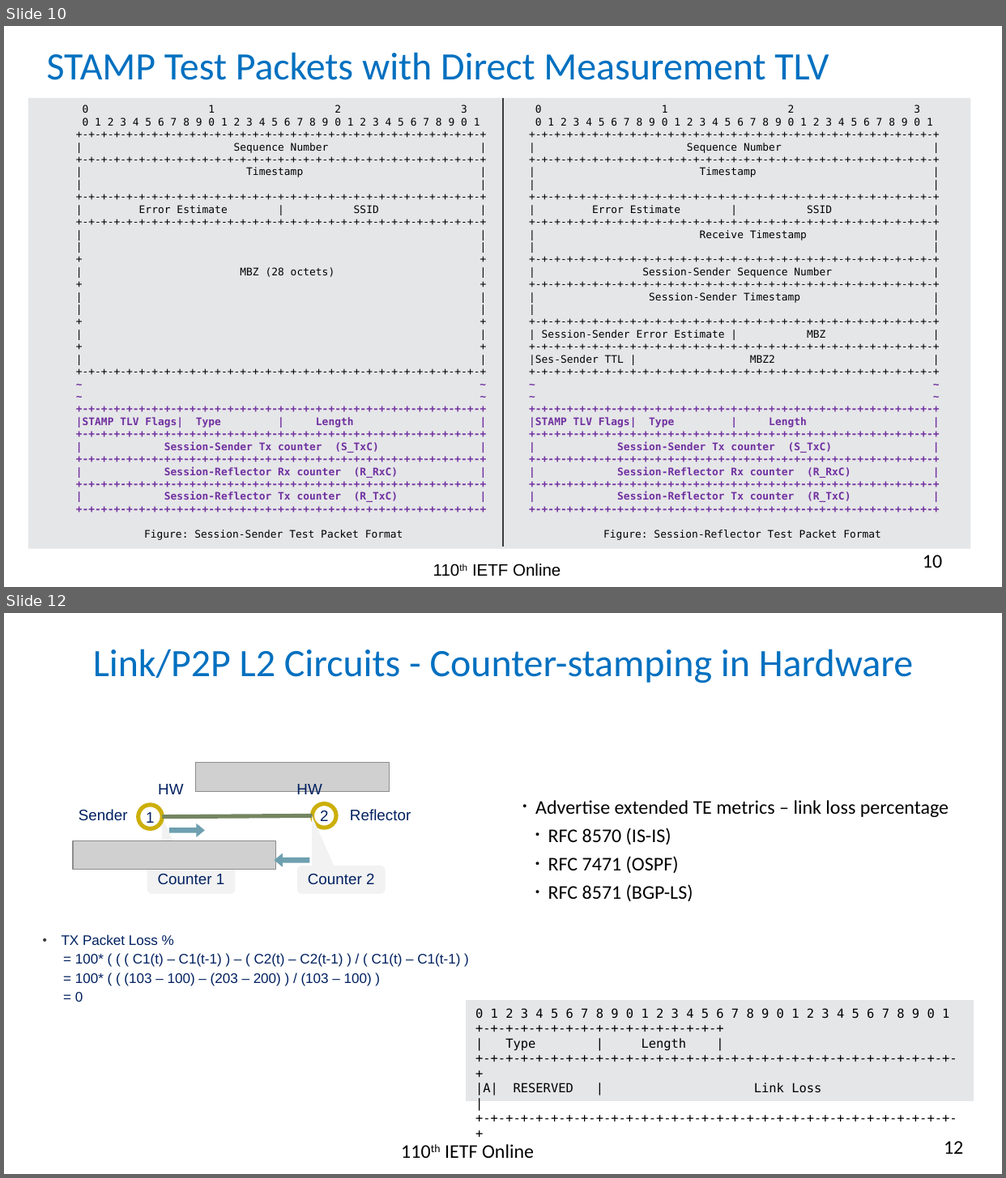
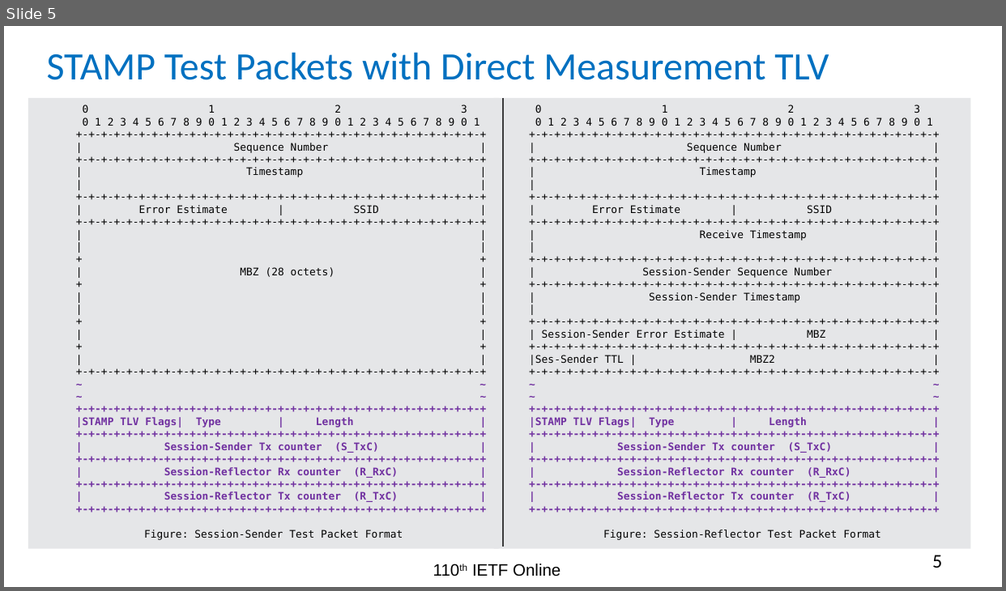
Before and after one commit to rakgandhi/ietf-slides, a slide deck: draft-gandhi-ippm-simple-direct-loss-00.pptx. Shown one above the other, each under a label of ours: slides 10 and 12 before the commit, slide 5 after it; the slides between them are not shown. The pictures are 1006x1178 and 1006x591 pixels, drawn with LibreOffice and Linux fonts; fonts in the diff are those of the drawing; grey boxes stand for pictures. Boxes give left, top, right and bottom in pixels: in the first picture for what was removed or moved away, otherwise in the second. Text is boxed around its words. In the diff, an @@ line names an element or a change of style, - is before the commit and + after.

```diff
--- a/draft-gandhi-ippm-simple-direct-loss-00.pptx
+++ b/draft-gandhi-ippm-simple-direct-loss-00.pptx
@@ slide 12 removed at bbox=[4, 613, 1002, 1174], background #FFFFFF @@
@@ text removed at bbox=[93, 649, 913, 683] @@
-Link/P2P L2 Circuits - Counter-stamping in Hardware
@@ text removed at bbox=[535, 800, 948, 901] @@
-• Advertise extended TE metrics – link loss percentage
-  • RFC 8570 (IS-IS)
-  • RFC 7471 (OSPF)
-  • RFC 8571 (BGP-LS)
@@ group removed at bbox=[73, 763, 411, 893]: 4 texts, 2 rounded speech boxes, 2 ellipses, 2 down arrows, 2 pictures, 1 line @@
-Counter 1
-2
-1
-Counter 2
-HW
-HW
-Sender
-Reflector
@@ text removed at bbox=[62, 935, 460, 1002] @@
-• TX Packet Loss %
-  = 100* ( ( ( C1(t) – C1(t-1) ) – ( C2(t) – C2(t-1) ) / ( C1(t) – C1(t-1) )
-  = 100* ( ( (103 – 100) – (203 – 200) ) / (103 – 100) )
-  = 0
@@ rectangle removed at bbox=[466, 1000, 973, 1101] @@
-0 1 2 3 4 5 6 7 8 9 0 1 2 3 4 5 6 7 8 9 0 1 2 3 4 5 6 7 8 9 0 1
-+-+-+-+-+-+-+-+-+-+-+-+-+-+-+-+-+
-| Type | Length |
-+-+-+-+-+-+-+-+-+-+-+-+-+-+-+-+-+-+-+-+-+-+-+-+-+-+-+-+-+-+-+-+-+
-|A| RESERVED | Link Loss |
-+-+-+-+-+-+-+-+-+-+-+-+-+-+-+-+-+-+-+-+-+-+-+-+-+-+-+-+-+-+-+-+-+
@@ text removed at bbox=[445, 1144, 534, 1158] @@
-110th IETF Online
@@ page number removed at bbox=[944, 1141, 963, 1154] @@
-12
@@ what was slide 10 is now slide 5 @@
@@ page number at bbox=[932, 555, 942, 568]: text changed @@
-10
+5
```
Also in this commit, not shown: 4 slides changed, 3 other slides removed, 3 other files.
